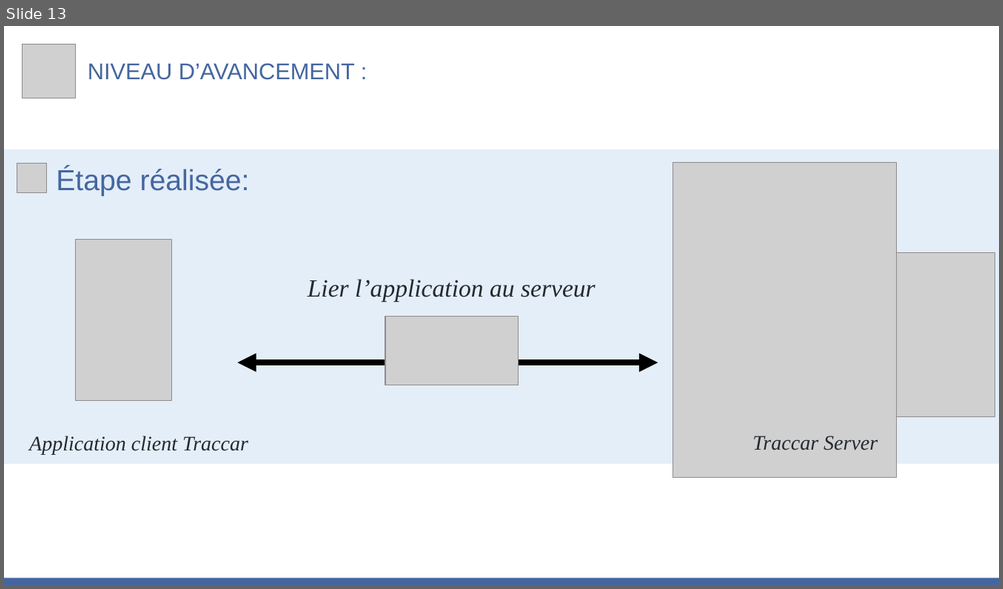
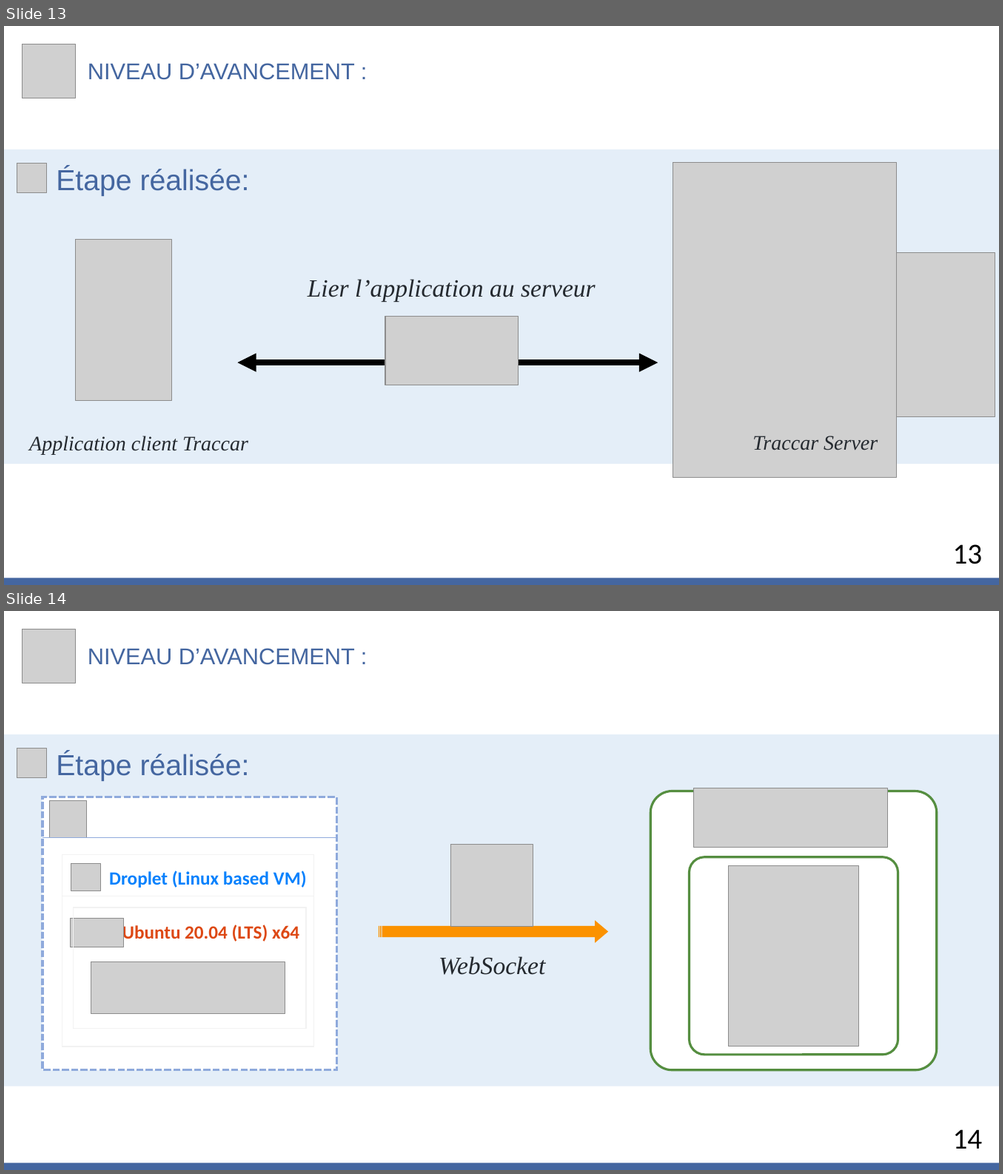
Before and after one commit to MiSalah/Real-Time-Data-Streaming-Analytics-System-for-tracking-Pedestrians, a slide deck: Progress' Presentations/Etat d'avancement - S2.pptx. Shown one above the other, each under a label of ours: slide 13 before the commit, slides 13 and 14 after it. The pictures are 1003x589 and 1003x1174 pixels, drawn with LibreOffice and Linux fonts; fonts in the diff are those of the drawing; grey boxes stand for pictures. Boxes give left, top, right and bottom in pixels: in the first picture for what was removed or moved away, otherwise in the second. Text is boxed around its words. In the diff, an @@ line names an element or a change of style, - is before the commit and + after.

```diff
--- a/Progress' Presentations/Etat d'avancement - S2.pptx
+++ b/Progress' Presentations/Etat d'avancement - S2.pptx
@@ slide 14 added at [4, 611, 999, 1170], background #FFFFFF @@
@@ picture added at [22, 629, 76, 684] @@
@@ text added at [88, 648, 355, 665], 22 pt, text #4466A0 @@
+NIVEAU D’AVANCEMENT :
@@ rectangle added at [4, 735, 999, 1087], fill #E4EEF8 @@
@@ picture added at [17, 749, 46, 778] @@
@@ text added at [56, 752, 250, 781], 28 pt, text #4466A0 @@
+Étape réalisée:
@@ rectangle added at [42, 797, 337, 1071], fill #FFFFFF, outline #8FAADC 2.25 pt dashed @@
@@ picture added at [50, 800, 87, 838] @@
@@ rounded rectangle added at [650, 792, 936, 1071], fill #FFFFFF, outline #558E40 2.25 pt @@
@@ picture added at [694, 789, 888, 848] @@
@@ line added from (42, 838) to (337, 838), #8FAADC 0.5 pt @@
@@ picture added at [451, 845, 534, 927] @@
@@ rectangle added at [62, 855, 313, 1047], outline #F2F2F2 1 pt @@
@@ picture added at [71, 864, 100, 891] @@
@@ text added at [109, 871, 307, 888], 18 pt, text #0781FD, bold @@
+Droplet (Linux based VM)
@@ rounded rectangle added at [689, 857, 898, 1055], fill #FFFFFF, outline #558E40 2.25 pt @@
@@ picture added at [728, 866, 858, 1048] @@
@@ line added from (62, 897) to (313, 897), #F2F2F2 0.5 pt @@
@@ picture added at [71, 918, 124, 948] @@
@@ rectangle added at [74, 908, 306, 1029], outline #F2F2F2 1 pt @@
@@ striped right arrow added at [378, 920, 609, 943], fill #FB9200 @@
@@ text added at [122, 924, 299, 944], 18 pt, text #DD4814, bold @@
+Ubuntu 20.04 (LTS) x64
@@ picture added at [91, 962, 285, 1014] @@
@@ text added at [438, 957, 545, 975], 24 pt, text #24292F, italic @@
+WebSocket
@@ text added at [953, 1130, 982, 1149], 28 pt, text #000000 @@
+14
@@ rectangle added at [4, 1164, 999, 1170], fill #4466A0 @@
@@ slide 13 changed as well @@
@@ text added at [953, 545, 982, 565], 28 pt, text #000000 @@
+13
```
Also in this commit, not shown: 11 other slides changed, 2 slides removed.
